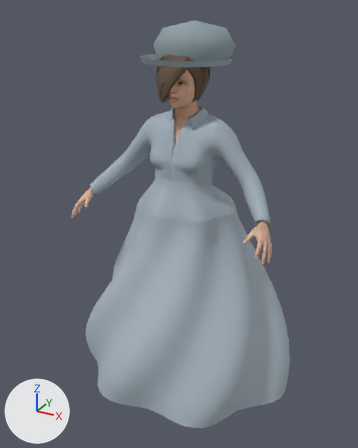
A saved change to the glTF model characters/npcs/british/sergeant_woman.glb.
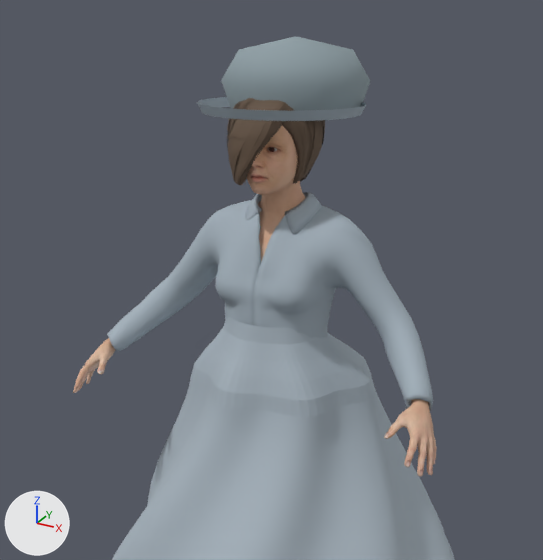
Old and new are each drawn whole from a 50 mm lens placed at (0.951, -1.812, 1.677), pointed at (-0.032, -0.025, 0.784) and again close up on the part from 9% to 92% of the width and 0% to 69% of the height. Every picture has the same lights, and +X, +Y and +Z are marked at lower left. The last two pictures show the newer version. Vertices at exactly the same position are counted once.

Before the edit, the objects in view are built like this:
```python
ob_companion_bonnet_brim = bpy.data.objects.new('Companion bonnet brim', me_companion_bonnet_brim)
ob_companion_bonnet_brim.location = (0.0, 0.0, 0.0)
ob_companion_bonnet_crown = bpy.data.objects.new('Companion bonnet crown', me_companion_bonnet_crown)
ob_companion_bonnet_crown.location = (0.0, 0.0, 0.0)
ob_companion_fitted_cloth_base_export_cutout = bpy.data.objects.new('Companion_fitted_cloth_base_export_cutout', me_female_elegantsuit01_001)
ob_companion_fitted_cloth_base_export_cutout.location = (0.0, 0.0, 0.0)
ob_companion_fitted_waist_transition = bpy.data.objects.new('Companion fitted waist transition', me_companion_fitted_waist_transition_mesh_001)
ob_companion_fitted_waist_transition.location = (0.0, 0.0, 0.0)
# also in view: 'Companion_hair' at (-0.008, -0.04, 1.424); 'Companion_MPFB_body_export_cutout' at (0.0, -0.117, 0.84); 'Companion gathered skirt' at (0.009, 0.007, 0.459)
```
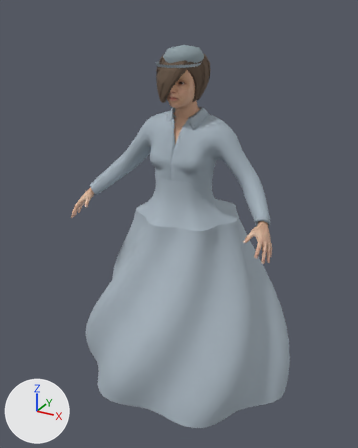
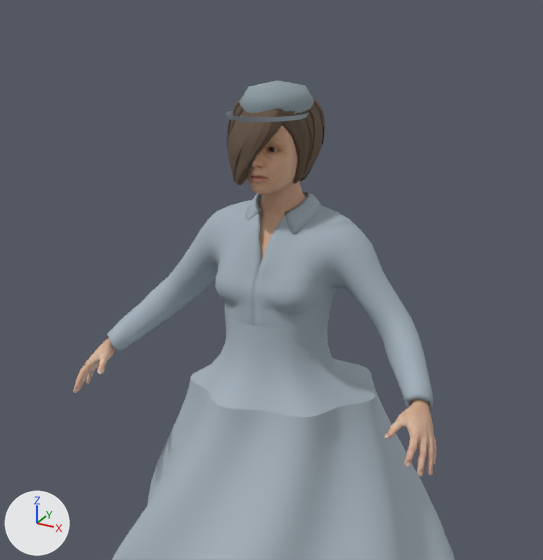
What differs and where, as boxes (x1, y1, x2, y2) in the close-ups (543 x 560 px; the box of a moved part takes in the faces that stretch with it):
'Companion bonnet crown', moved, rescaled (49% narrower, 53% shorter): before (221, 37, 370, 111); after (239, 80, 314, 114)
'Companion bonnet brim', moved, rescaled: before (197, 97, 366, 121); after (226, 110, 309, 122)
part 3 of me_companion_fitted_waist_transition_mesh_001, moved or reshaped: before (191, 318, 375, 417); after (191, 319, 375, 417)

Edits to the bpy script that builds the scene:
```text
Change me_companion_bonnet_brim:
    used by ob_companion_bonnet_brim; location = (0.0, 0.0, 0.0)
    remove me_companion_bonnet_brim.from_pydata(...)  # 48 vertices, 48 faces; spans x -0.186..0.186, y -0.191..0.139, z 1.476..1.497
    add me_companion_bonnet_brim.from_pydata(...)  # 48 vertices, 48 faces; spans x -0.084..0.084, y -0.186..0.016, z 1.473..1.482
    me_companion_bonnet_brim part 1: the whole mesh is scaled about its middle by (0.453, 0.614, 0.468), then moved by (0.0, -0.059, -0.009)
Change me_companion_bonnet_crown:
    used by ob_companion_bonnet_crown; location = (0.0, 0.0, 0.0)
    remove me_companion_bonnet_crown.from_pydata(...)  # 96 vertices, 144 faces; spans x -0.165..0.165, y -0.114..0.196, z 1.476..1.626
    add me_companion_bonnet_crown.from_pydata(...)  # 96 vertices, 144 faces; spans x -0.075..0.075, y -0.139..0.051, z 1.473..1.543
    me_companion_bonnet_crown part 2: the whole mesh is scaled about its middle by (0.453, 0.614, 0.468), then moved by (0.0, -0.085, -0.044)
Change me_companion_fitted_waist_transition_mesh_001:
    where me_companion_fitted_waist_transition_mesh_001.from_pydata(...)  # 432 vertices, 720 faces; spans x -0.219..0.236, y -0.213..0.213, z 0.847..1.032
    used by ob_companion_fitted_waist_transition; location = (0.0, 0.0, 0.0)
    me_companion_fitted_waist_transition_mesh_001 part 3: 288 of 432 vertices moved; they spanned x -0.207..0.223, y -0.207..0.193, z 0.884..0.995 and now span x -0.163..0.174, y -0.183..0.12, z 0.884..0.995; mean shift (0.0, -0.019, 0.0); largest move (-0.033, 0.146, 0.921) -> (-0.024, 0.063, 0.921)
```
